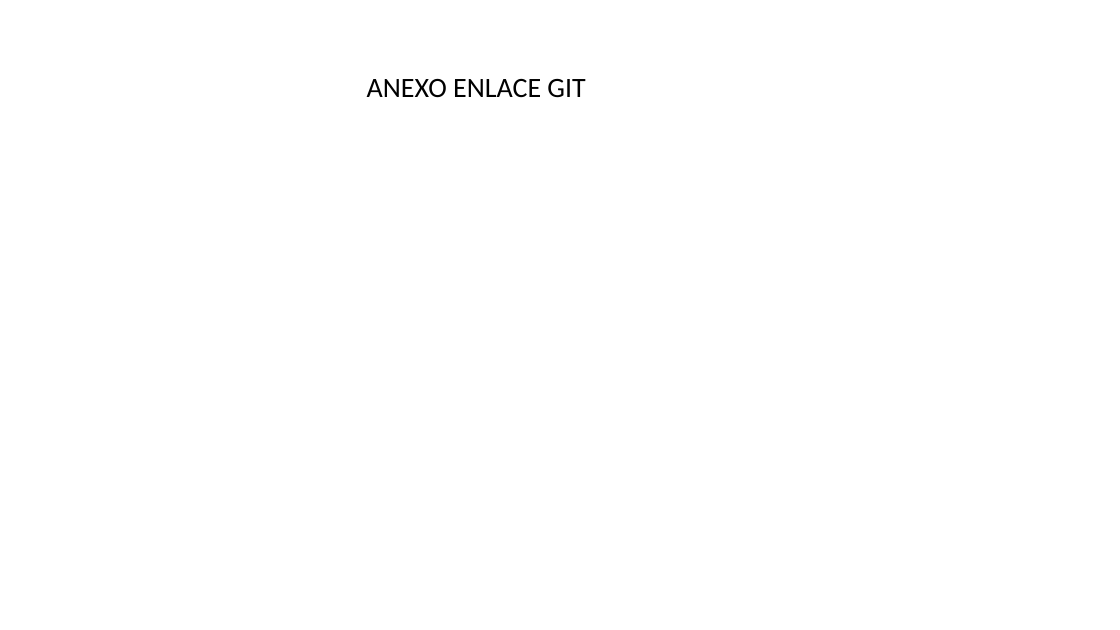
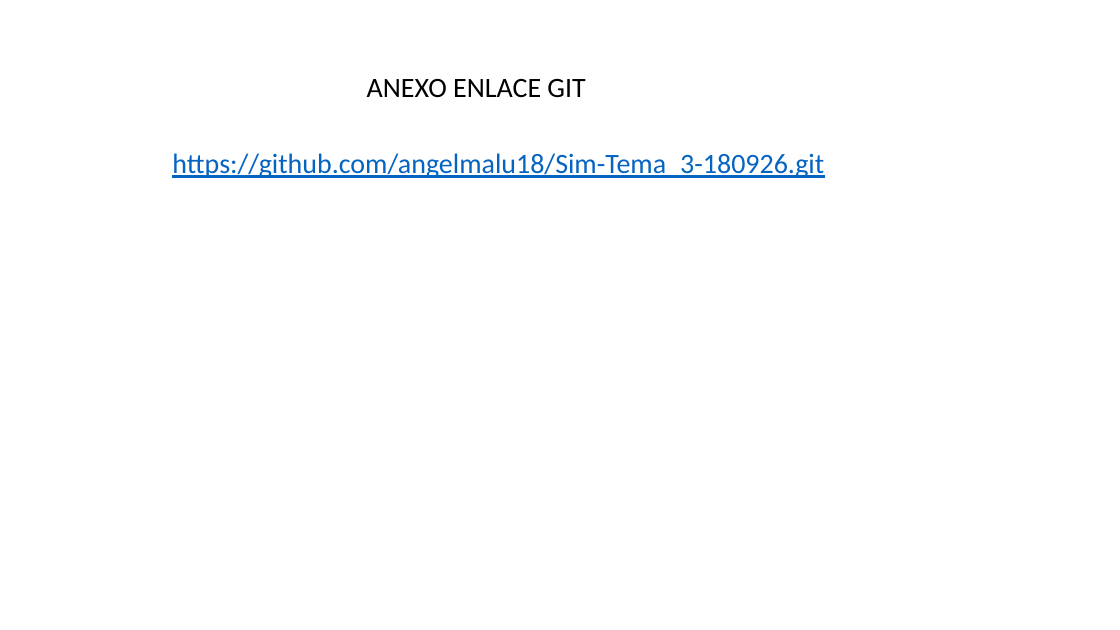
Before and after one commit to angelmalu18/Sim-Tema_3-180926, a slide deck: slide 55 of Actividad 3.2 Reporte De Practica_JoseGomez_Sim_5SM.pptx. Drawn at 1120x630 pixels with LibreOffice and Linux fonts; fonts in the diff are those of the drawing. Boxes give left, top, right and bottom in pixels: in the first picture for what was removed or moved away, otherwise in the second. Text is boxed around its words. In the diff, an @@ line names an element or a change of style, - is before the commit and + after.

```diff
--- a/Actividad 3.2 Reporte De Practica_JoseGomez_Sim_5SM.pptx
+++ b/Actividad 3.2 Reporte De Practica_JoseGomez_Sim_5SM.pptx
@@ text added at [172,153,824,178], 18 pt, text #0563C1, underline @@
+https://github.com/angelmalu18/Sim-Tema_3-180926.git
```
Also in this commit, not shown: 1 other file.
